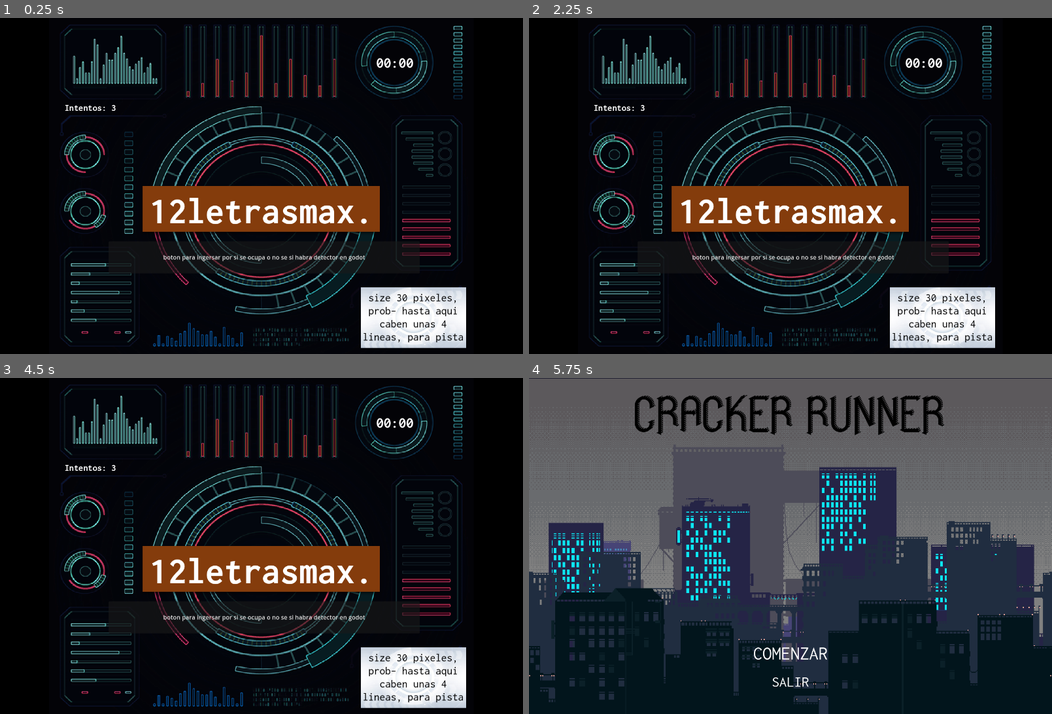
Above: before the commit, frames 1-4 (two rows, left to right).
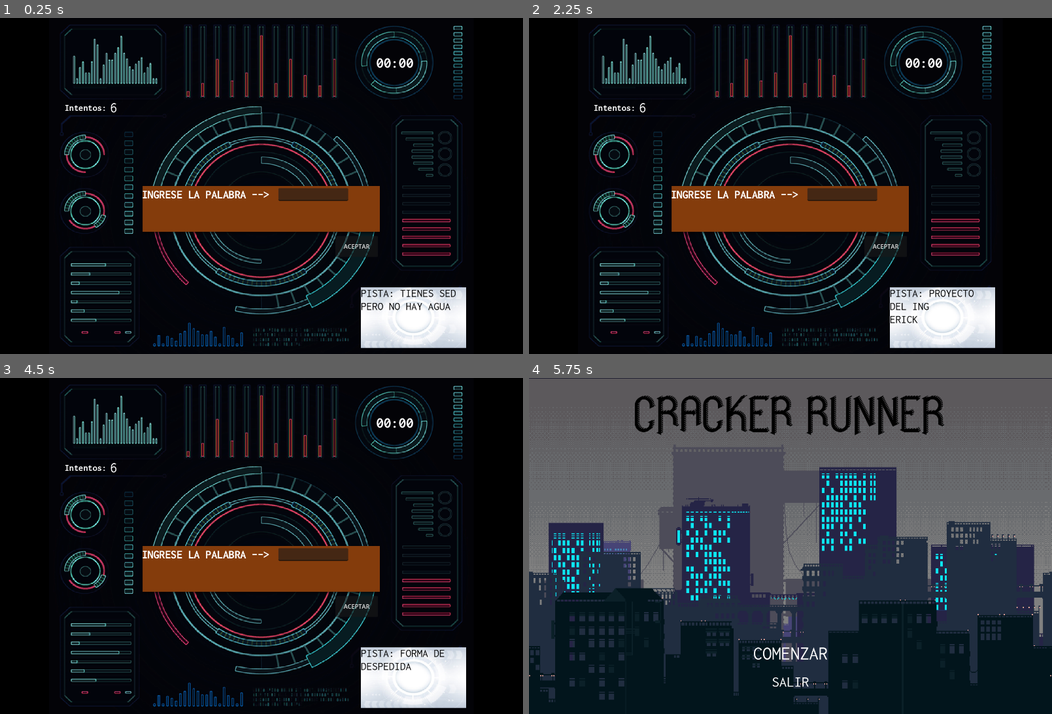
Above: after the commit, the same moments.

Repository: EmaGaleas/proyecto_progra3_p
Game: Godot game, scene res://escenas/ahorcado.tscn
The game is run twice, just before and just after one commit, with the same random seed, the same clock (stepped at 60 frames per second) and the same inputs. Before the commit the project has no main scene; this scene is started directly in both runs. Video files are missing from this copy of the repository; at most half a second of black plays in their place. Sound files missing from this copy of the repository are replaced by a short silence.
Inputs (mouse positions are in pixels of both pictures, inside the frame that each line leads up to):
- Up to frame 1 (0.25 s): no input
- Up to frame 2 (2.25 s): click (795, 256) at 0.5 s, where only the run before the commit has a clickable "boton para ingersar por si se…"; click "COMENZAR" at 1.25 s; click "JUGAR / SKIP" at 2 s
- Up to frame 3 (4.5 s): click (355, 606) at 2.75 s, where only the run after the commit has a clickable "ACEPTAR"; click "COMENZAR" at 3.5 s; click "JUGAR / SKIP" at 4.25 s
- Up to frame 4 (5.75 s): tap Enter at 5 s; hold Right (move_right) from 5.03 s (still down); tap W (move_up) at 5.27 s

The runs differ from the first frame. In frame 1, 3.6% of the frame differs, in the area x 20-89%, y 25-97%; in frame 2, 3.5%; in frame 3, 3.5%; in frame 4, nothing differs.
Error after the commit: Invalid access to property or key 'is_action_pressed' on a base object of type 'Button'. (res://escenas/ahorcado.gd:47)

Commit message:
Ahorcado casi listo

Diff:
--- a/escenas/ahorcado.gd
+++ b/escenas/ahorcado.gd
@@ -1,9 +1,18 @@
 extends Node2D
 
-
+var palabras:= ["SOPA", "FUTBOL", "CAMALEON", "DESIERTO", "HOLA", "ADIOS", "CUELLO", "BUENRETO"]
+var hint:= ["SE COME Y ES\nLIQUIDO", "UN DEPORTE\nFAMOSO", "UN ANIMAL \n'INVISIBLE'", "TIENES SED\nPERO NO HAY AGUA", "FORMA DE\nSALUDO", "FORMA DE\nDESPEDIDA", "PARTE DEL \nCUERPO", "PROYECTO \nDEL ING \nERICK"]
+var ultimaPalabra:= ""
+var palabraAdivinada:= ""
+var intentos: int = 6
+var palabraRandom = palabras[randi() % palabras.size()]
 # Called when the node enters the scene tree for the first time.
 func _ready():
 	timerReset()
+	_palabraRandom()
+	_pista()
+	_botonPresionado()
+	get_node("label_numIntentos").text = str(intentos)
 	pass # Replace with function body.
 
 
@@ -11,10 +20,45 @@
 func _process(delta):
 	pass
 
+func _palabraRandom():
+	while palabraRandom == ultimaPalabra:
+		palabraRandom = palabras[randi() % palabras.size()]
+	ultimaPalabra = palabraRandom
+
+func _pista():
+	if(palabraRandom == palabras[0]):
+		get_node("label_pista").text = "PISTA: "+hint[0]
+	elif(palabraRandom == palabras[1]):
+		get_node("label_pista").text = "PISTA: "+hint[1]
+	elif(palabraRandom == palabras[2]):
+		get_node("label_pista").text = "PISTA: "+hint[2]
+	elif (palabraRandom == palabras[3]):
+		get_node("label_pista").text = "PISTA: "+hint[3]
+	elif(palabraRandom == palabras[4]):
+		get_node("label_pista").text = "PISTA: "+hint[4]
+	elif(palabraRandom == palabras[5]):
+		get_node("label_pista").text = "PISTA: "+hint[5]
+	elif(palabraRandom == palabras[6]):
+		get_node("label_pista").text = "PISTA: "+hint[6]
+	elif(palabraRandom == palabras[7]):
+		get_node("label_pista").text = "PISTA: "+hint[7]
+
+func _botonPresionado():
+	if get_node("Aceptar").is_action_pressed:
+			palabraAdivinada = get_node("label_adivinar").text
+			if palabraAdivinada == palabraRandom:
+				get_node("label_palabra").text ="CORRECT PASSWORD. \nEN UNOS SEGUNDOS TENDRAS LA INFORMACION QUE NECESITAS"
+				get_tree().change_scene_to_file("res://escenas/level_2.tscn")
+			elif palabraAdivinada != palabraRandom:
+				intentos-1
+				get_node("label_numIntentos").text = str(intentos)
+			elif intentos == 0:
+				get_tree().change_scene_to_file("res://escenas/menu.tscn")
+	pass
+
 
 func _on_audio_stream_player_finished():
 	get_tree().change_scene_to_file("res://escenas/menu.tscn")
-
 
 var sec=0
 var min=0
--- a/escenas/ahorcado.tscn
+++ b/escenas/ahorcado.tscn
@@ -6,6 +6,18 @@
 [ext_resource type="AudioStream" uid="uid://c2kfs42wk3yym" path="res://rec/musica/Super Bowl.mp3" id="4_kg57e"]
 [ext_resource type="FontFile" uid="uid://hn41tvtbb0bj" path="res://rec/inconsolata_tipografia/Inconsolata-Bold.ttf" id="4_lb1uf"]
 [ext_resource type="FontFile" uid="uid://0vo8rbultw43" path="res://rec/inconsolata_tipografia/Inconsolata-Regular.ttf" id="5_pvhnb"]
+
+[sub_resource type="LabelSettings" id="LabelSettings_soj8k"]
+font = ExtResource("5_pvhnb")
+font_size = 40
+
+[sub_resource type="LabelSettings" id="LabelSettings_j0tjr"]
+font = ExtResource("4_lb1uf")
+font_size = 31
+
+[sub_resource type="LabelSettings" id="LabelSettings_fu0tr"]
+font = ExtResource("4_lb1uf")
+font_size = 29
 
 [node name="ahorcado" type="Node2D"]
 script = ExtResource("1_o05od")
@@ -42,17 +54,6 @@
 horizontal_alignment = 1
 vertical_alignment = 1
 
-[node name="label_palabra" type="Label" parent="."]
-offset_left = 388.0
-offset_top = 452.0
-offset_right = 1012.0
-offset_bottom = 582.0
-theme_override_fonts/font = ExtResource("4_lb1uf")
-theme_override_font_sizes/font_size = 100
-text = "12letrasmax."
-horizontal_alignment = 1
-vertical_alignment = 1
-
 [node name="label_pista" type="Label" parent="."]
 offset_left = 966.0
 offset_top = 721.0
@@ -61,30 +62,55 @@
 theme_override_colors/font_color = Color(0, 0, 0, 1)
 theme_override_fonts/font = ExtResource("5_pvhnb")
 theme_override_font_sizes/font_size = 30
-text = "size 30 pixeles,
-prob- hasta aqui
-caben unas 4
-lineas, para pista
+text = "PISTA:
 "
-horizontal_alignment = 1
-vertical_alignment = 1
-
-[node name="btn_siNohayIngresoLetraEnGodot" type="Button" parent="."]
-offset_left = 291.0
-offset_top = 598.0
-offset_right = 1124.0
-offset_bottom = 684.0
-text = "boton para ingersar por si se ocupa o no se si habra detector en godot"
 
 [node name="label_intentos" type="Label" parent="."]
 offset_left = 173.0
 offset_top = 214.0
-offset_right = 414.0
+offset_right = 303.0
 offset_bottom = 267.0
 theme_override_fonts/font = ExtResource("4_lb1uf")
 theme_override_font_sizes/font_size = 25
-text = "Intentos: 3"
+text = "Intentos: "
 vertical_alignment = 1
+
+[node name="label_numIntentos" type="Label" parent="."]
+offset_left = 294.0
+offset_top = 218.0
+offset_right = 325.0
+offset_bottom = 264.0
+text = "6"
+label_settings = SubResource("LabelSettings_soj8k")
+
+[node name="label_ingresarLetra" type="Label" parent="."]
+offset_left = 380.0
+offset_top = 456.0
+offset_right = 745.0
+offset_bottom = 493.0
+text = "INGRESE LA PALABRA -->"
+label_settings = SubResource("LabelSettings_j0tjr")
+
+[node name="label_palabra" type="Label" parent="."]
+offset_left = 382.0
+offset_top = 495.0
+offset_right = 1012.0
+offset_bottom = 575.0
+label_settings = SubResource("LabelSettings_fu0tr")
+justification_flags = 3
+
+[node name="label_adivinar" type="LineEdit" parent="."]
+offset_left = 745.0
+offset_top = 456.0
+offset_right = 932.0
+offset_bottom = 490.0
+
+[node name="Aceptar" type="Button" parent="."]
+offset_left = 898.0
+offset_top = 584.0
+offset_right = 1012.0
+offset_bottom = 640.0
+text = "ACEPTAR"
 
 [connection signal="finished" from="audioTimer" to="." method="_on_audio_stream_player_finished"]
 [connection signal="timeout" from="Timer" to="." method="_on_timer_timeout"]
--- a/project.godot
+++ b/project.godot
@@ -11,6 +11,7 @@
 [application]
 
 config/name="Proyecto Progra 3 P"
+run/main_scene="res://escenas/ahorcado.tscn"
 config/features=PackedStringArray("4.1", "Forward Plus")
 config/icon="res://icon.svg"
 
Not shown: 1 places in escenas/ahorcado.tscn that only renumber resources
Not shown, changed: rec/game_set_tipografia/DEMO - PERSONAL USE ONLY - NihStudio.txt
